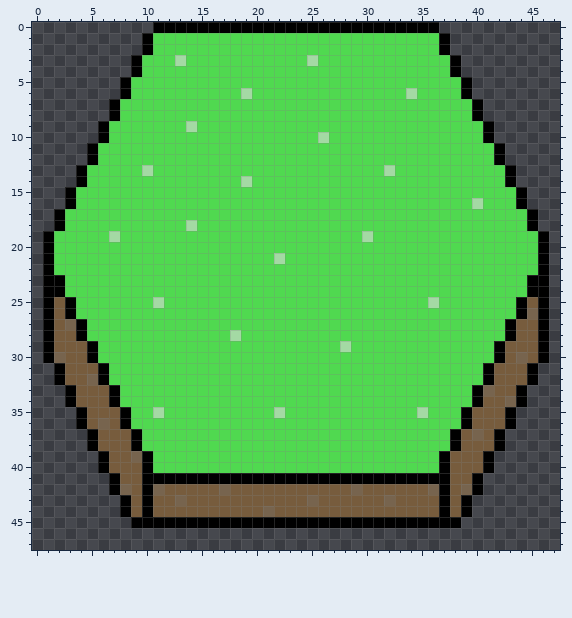
A pixel-art sprite gets an edit: android/assets/sprites/grass_tile.png. The picture above was drawn from the file before the commit.
The file is 48x48 pixels. Pixels under 10% opacity are left out.
The same view after the edit:
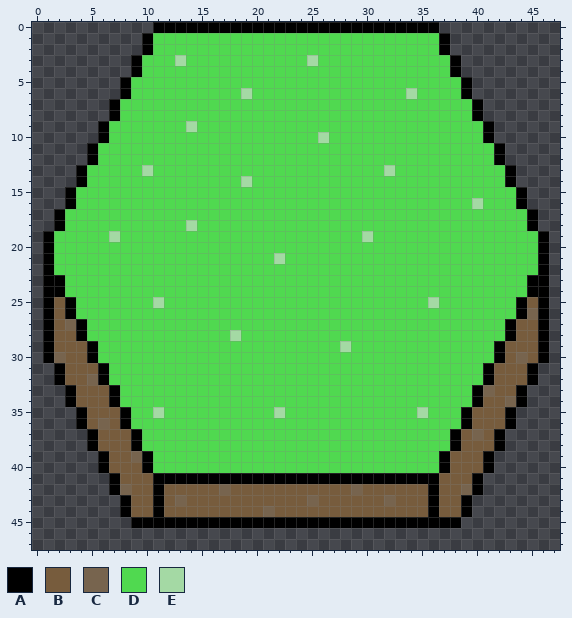
Palette (. is transparent): A #000000  B #775c3d  C #77644e  D #50d950  E #a4d9a4
Edits made:
Changed rows in their new state; - is an unchanged pixel.
first column x 10:
41 B--------------------------B
42 BA------------------------AB
43 BA------------------------AB
44 BA------------------------AB
